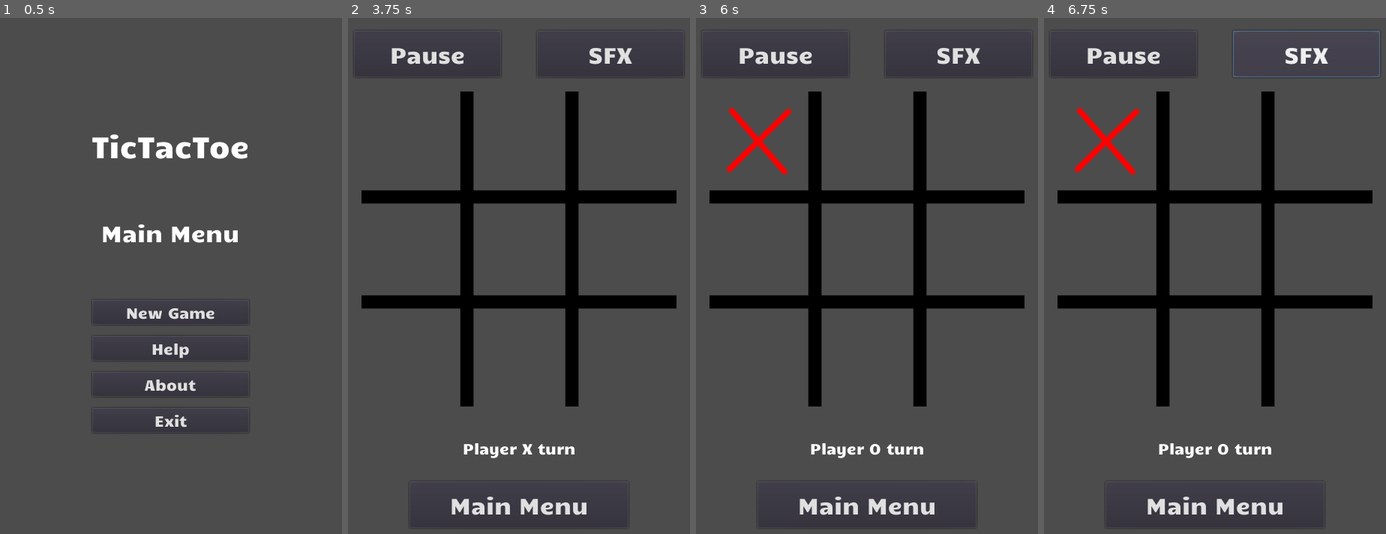
Above: before the commit, frames 1-4 (left to right).
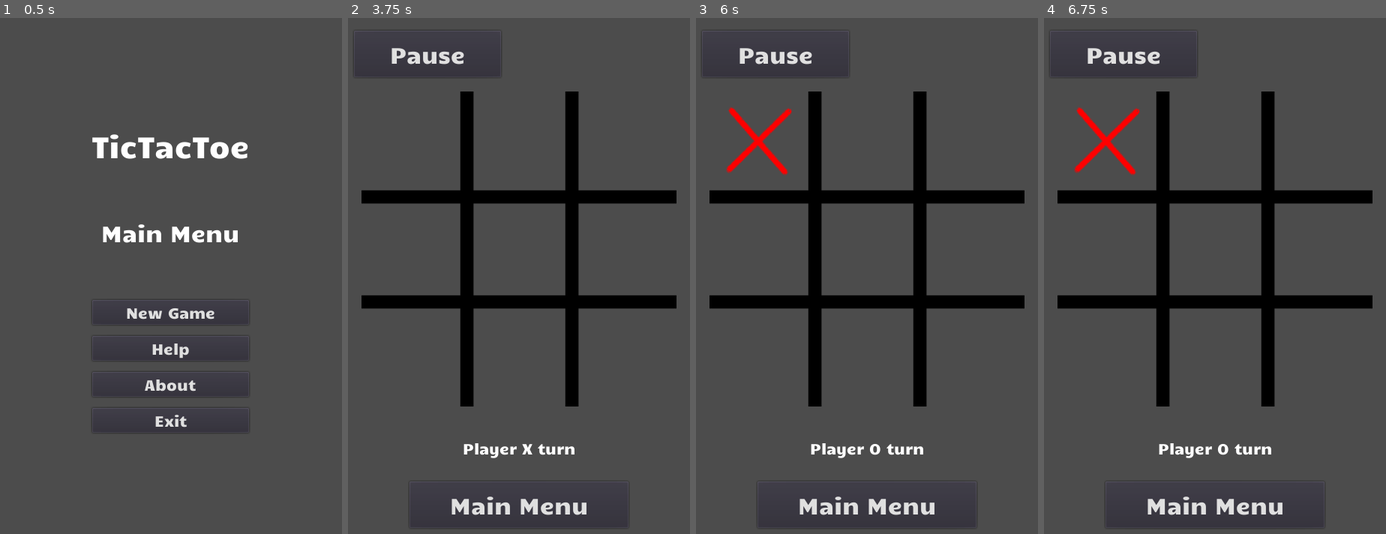
Above: after the commit, the same moments.

Repository: edd34/TicTacToe_Godot
Game: Godot game, scene res://Scenes/MainMenu.tscn
Same seed, same stepped clock (60 frames per second), same inputs: the game is played once before the commit and once after it.
Inputs (mouse positions are in pixels of both pictures, inside the frame that each line leads up to):
- Up to frame 1 (0.5 s): no input
- Up to frame 2 (3.75 s): click "Help" at 0.5 s; click "Back" at 1.25 s; click "About" at 2 s; click "Back" at 2.75 s; click "New Game" at 3.5 s
- Up to frame 3 (6 s): click "Main Menu" at 4.25 s; click "New Game" at 5 s; click (757, 141) at 5.77 s
- Up to frame 4 (6.75 s): click (1307, 54) at 6.5 s, where only the run before the commit has a clickable "SFX"

Frame 1 is identical in both runs. In frame 2, 0.3% of the frame differs, in the area x 57-96%, y 5-12%; in frame 3, 0.3%; in frame 4, 0.4%, in the area x 55-99%, y 2-12%.

Commit message:
some modification

Diff:
--- a/Scenes/About.tscn
+++ b/Scenes/About.tscn
@@ -36,7 +36,7 @@
 font_data = ExtResource( 1 )
 _sections_unfolded = [ "Font", "Settings" ]
 
-[node name="Node" type="Node" index="0"]
+[node name="Node" type="Node"]
 
 [node name="Header" type="Container" parent="." index="0"]
 
--- a/Scenes/MainMenu.tscn
+++ b/Scenes/MainMenu.tscn
@@ -46,7 +46,7 @@
 font_data = ExtResource( 1 )
 _sections_unfolded = [ "Font", "Resource", "Settings" ]
 
-[node name="Node" type="Node"]
+[node name="Node" type="Node" index="0"]
 
 [node name="MarginContainer" type="MarginContainer" parent="." index="0"]
 
--- a/Scenes/Play.tscn
+++ b/Scenes/Play.tscn
@@ -6,8 +6,6 @@
 [ext_resource path="res://Font/Candal.ttf" type="DynamicFontData" id=4]
 [ext_resource path="res://Scripts/Menu/MainMenuButton.gd" type="Script" id=5]
 
-
-
 [sub_resource type="DynamicFont" id=1]
 
 size = 30
@@ -24,7 +22,7 @@
 font_data = ExtResource( 4 )
 _sections_unfolded = [ "Extra Spacing", "Font", "Settings" ]
 
-[node name="Node" type="Node" index="0"]
+[node name="Node" type="Node"]
 
 [node name="grid" type="Sprite" parent="." index="0"]
 
@@ -353,8 +351,6 @@
 script = ExtResource( 3 )
 
 [node name="UI" type="Node" parent="." index="1"]
-
-editor/display_folded = true
 
 [node name="Footer" type="Container" parent="UI" index="0"]
 
@@ -446,7 +442,6 @@
 
 [node name="Header" type="Container" parent="UI" index="2"]
 
-editor/display_folded = true
 anchor_left = 0.0
 anchor_top = 0.0
 anchor_right = 1.0
@@ -490,6 +485,7 @@
 
 [node name="ToggleSound" type="Button" parent="UI/Header" index="1"]
 
+visible = false
 anchor_left = 1.0
 anchor_top = 0.5
 anchor_right = 1.0
--- a/Scenes/RichText_Try.tscn
+++ /dev/null
@@ -1,44 +0,0 @@
-[gd_scene load_steps=2 format=2]
-
-[ext_resource path="res://Scripts/Menu/RichTextLabel.gd" type="Script" id=1]
-
-[node name="Node" type="Node"]
-
-[node name="Timer" type="Timer" parent="." index="0"]
-
-process_mode = 1
-wait_time = 0.1
-one_shot = false
-autostart = true
-
-[node name="RichTextLabel" type="RichTextLabel" parent="." index="1"]
-
-anchor_left = 0.0
-anchor_top = 0.0
-anchor_right = 1.0
-anchor_bottom = 1.0
-margin_left = 37.5
-margin_top = 264.0
-margin_right = -37.5
-margin_bottom = -264.0
-rect_pivot_offset = Vector2( 0, 0 )
-rect_clip_content = true
-mouse_filter = 0
-mouse_default_cursor_shape = 0
-size_flags_horizontal = 1
-size_flags_vertical = 1
-bbcode_enabled = true
-bbcode_text = "0"
-visible_characters = -1
-percent_visible = 1.0
-meta_underlined = true
-tab_size = 4
-text = "0"
-scroll_active = true
-scroll_following = false
-selection_enabled = false
-override_selected_font_color = false
-script = ExtResource( 1 )
-_sections_unfolded = [ "BBCode", "custom_colors", "custom_constants", "custom_fonts" ]
-
-[connection signal="timeout" from="Timer" to="RichTextLabel" method="_on_Timer_timeout"]
--- a/Scripts/Menu/HelpManager.gd
+++ b/Scripts/Menu/HelpManager.gd
@@ -5,6 +5,7 @@
 var dialog = ["TicTacoToe help.",
 			"You can press on the text to make it appear quicly.",
 			"The entire game can be played with click.",
+			"More are coming soon",
 			"End of the tutorial."]
 
 var page = 0
--- /dev/null
+++ b/http.gd
@@ -0,0 +1,86 @@
+extends Node
+
+# HTTPClient demo
+# This simple class can do HTTP requests, it will not block but it needs to be polled
+#http://www.google-analytics.com/?v=1&tid=UA-117329110-1&cid=1&t=hello
+func _init():
+	var err = 0
+	print("begining")
+	var http = HTTPClient.new() # Create the Client
+	err = http.connect_to_host("www.google-analytics.com",80) # Connect to host/port
+	assert(err == OK) # Make sure connection was OK
+	if err == OK :
+		print("Connection status = OK")
+	else:
+		print("connection status = NOK")
+    # Wait until resolved and connected
+	while http.get_status() == HTTPClient.STATUS_CONNECTING or http.get_status() == HTTPClient.STATUS_RESOLVING:
+		http.poll()
+		print("Connecting..")
+		OS.delay_msec(500)
+
+	assert(http.get_status() == HTTPClient.STATUS_CONNECTED) # Could not connect
+
+    # Some headers
+	var headers = [
+#		"POST /collect HTTP/1.1",
+		#"Host: google-analytics.com",
+		"v=1",
+		"&tid=UA-117329110-1",
+		"&cid=1",
+		"&ds"
+	]
+
+	err = http.request(HTTPClient.METHOD_GET,"/", headers) # Request a page from the site (this one was chunked..)
+	print("err"+str(err))
+
+	assert(err == OK) # Make sure all is OK
+
+	while http.get_status() == HTTPClient.STATUS_REQUESTING:
+	# Keep polling until the request is going on
+		http.poll()
+		print("Requesting..")
+		OS.delay_msec(500)
+
+	assert(http.get_status() == HTTPClient.STATUS_BODY or http.get_status() == HTTPClient.STATUS_CONNECTED) # Make sure request finished well.
+
+	print("response? ", http.has_response()) # Site might not have a response.
+
+	if http.has_response():
+        # If there is a response..
+
+		headers = http.get_response_headers_as_dictionary() # Get response headers
+		print("code: ", http.get_response_code()) # Show response code
+		print("**headers:\\n", headers) # Show headers
+
+        # Getting the HTTP Body
+
+		if http.is_response_chunked():
+            # Does it use chunks?
+			print("Response is Chunked!")
+		else:
+            # Or just plain Content-Length
+			var bl = http.get_response_body_length()
+			print("Response Length: ",bl)
+
+		# This method works for both anyway
+
+		var rb = PoolByteArray() # Array that will hold the data
+
+		while http.get_status() == HTTPClient.STATUS_BODY:
+            # While there is body left to be read
+			http.poll()
+			var chunk = http.read_response_body_chunk() # Get a chunk
+			if chunk.size() == 0:
+                # Got nothing, wait for buffers to fill a bit
+				OS.delay_usec(1000)
+			else:
+				rb = rb + chunk # Append to read buffer
+
+        # Done!
+
+		print("bytes got: ", rb.size())
+		var text = rb.get_string_from_ascii()
+		print("Text: ", text)
+
+	#get_tree().quit()
